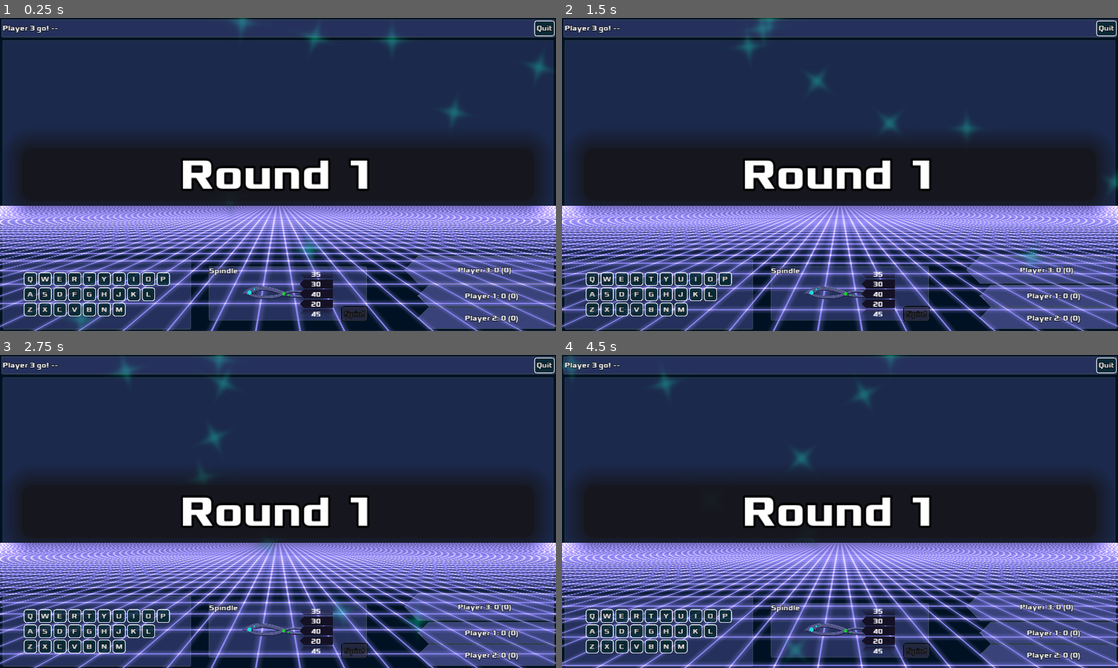
Above: before the commit, frames 1-4 (two rows, left to right).
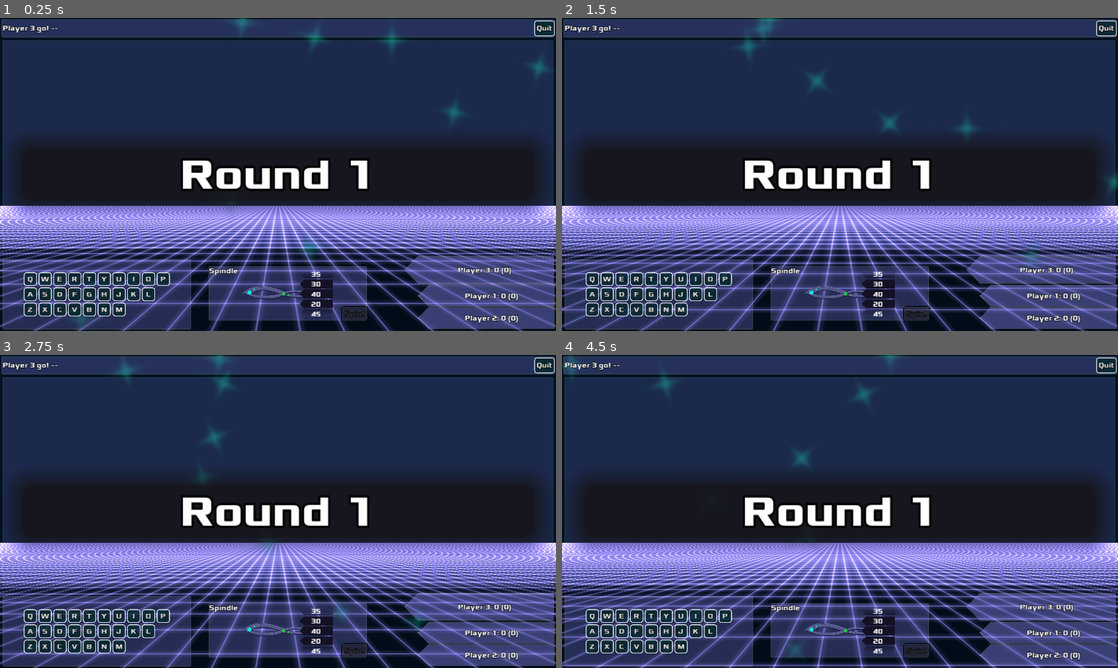
Above: after the commit, the same moments.

Repository: zacryol/spindle-of-serendipity
Game: Godot game, scene res://game/GamePanel.tscn
The game is run twice, just before and just after one commit, with the same random seed, the same clock (stepped at 60 frames per second) and the same inputs. This scene is started directly instead of the project's main scene.
Inputs:
- Up to frame 1 (0.25 s): no input
- Up to frame 2 (1.5 s): tap Enter at 0.5 s; tap Backspace at 0.6 s; hold A from 1.28 s (still down); tap Z at 1.35 s
- Up to frame 3 (2.75 s): release A at 2.03 s; tap Backspace at 2.1 s
- Up to frame 4 (4.5 s): tap Z at 2.85, 4.35 s; hold A from 3.53 s (still down); tap Backspace at 3.6 s

The runs differ from the first frame. In frame 1, 7.6% of the frame differs, in the area x 0-100%, y 73-100%; in frame 2, 7.6%; in frame 3, 7.7%; in frame 4, 8.1%.
Error in both runs: Division By Zero in operator '%'. (res://system/singletons/EntryManager.gd:103)

Commit message:
added color rect for better contrast on some menu stuff

Diff:
--- a/godot/game/GamePanel.tscn
+++ b/godot/game/GamePanel.tscn
@@ -68,6 +68,19 @@
 anchor_bottom = 1.0
 theme = ExtResource( 6 )
 script = ExtResource( 5 )
+__meta__ = {
+"_edit_use_anchors_": false
+}
+
+[node name="ColorRect" type="ColorRect" parent="."]
+anchor_left = 0.5
+anchor_top = 1.0
+anchor_right = 0.5
+anchor_bottom = 1.0
+margin_left = -640.0
+margin_top = -190.0
+margin_right = 640.0
+color = Color( 0, 0, 0, 0.313726 )
 __meta__ = {
 "_edit_use_anchors_": false
 }
